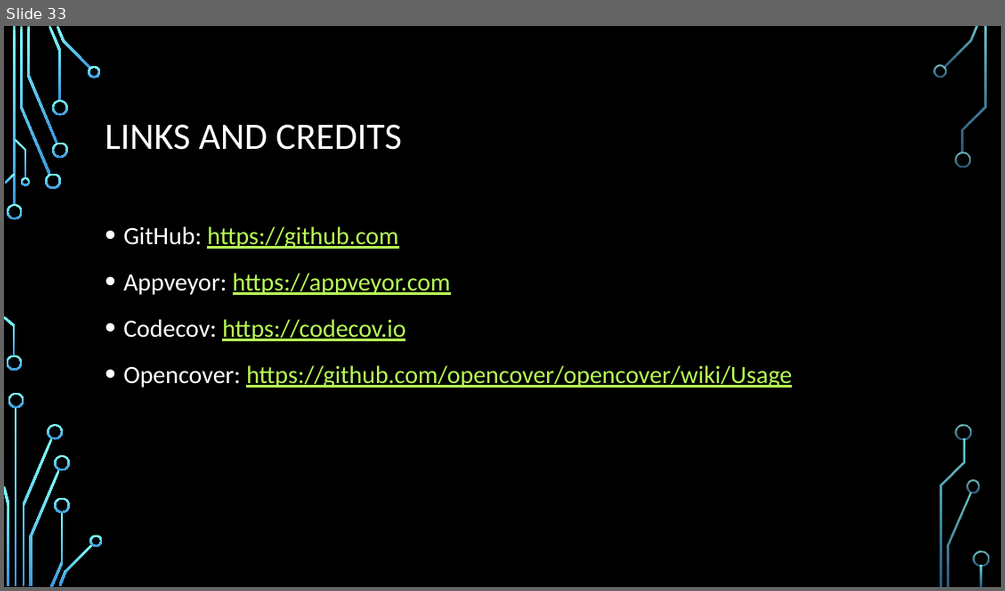
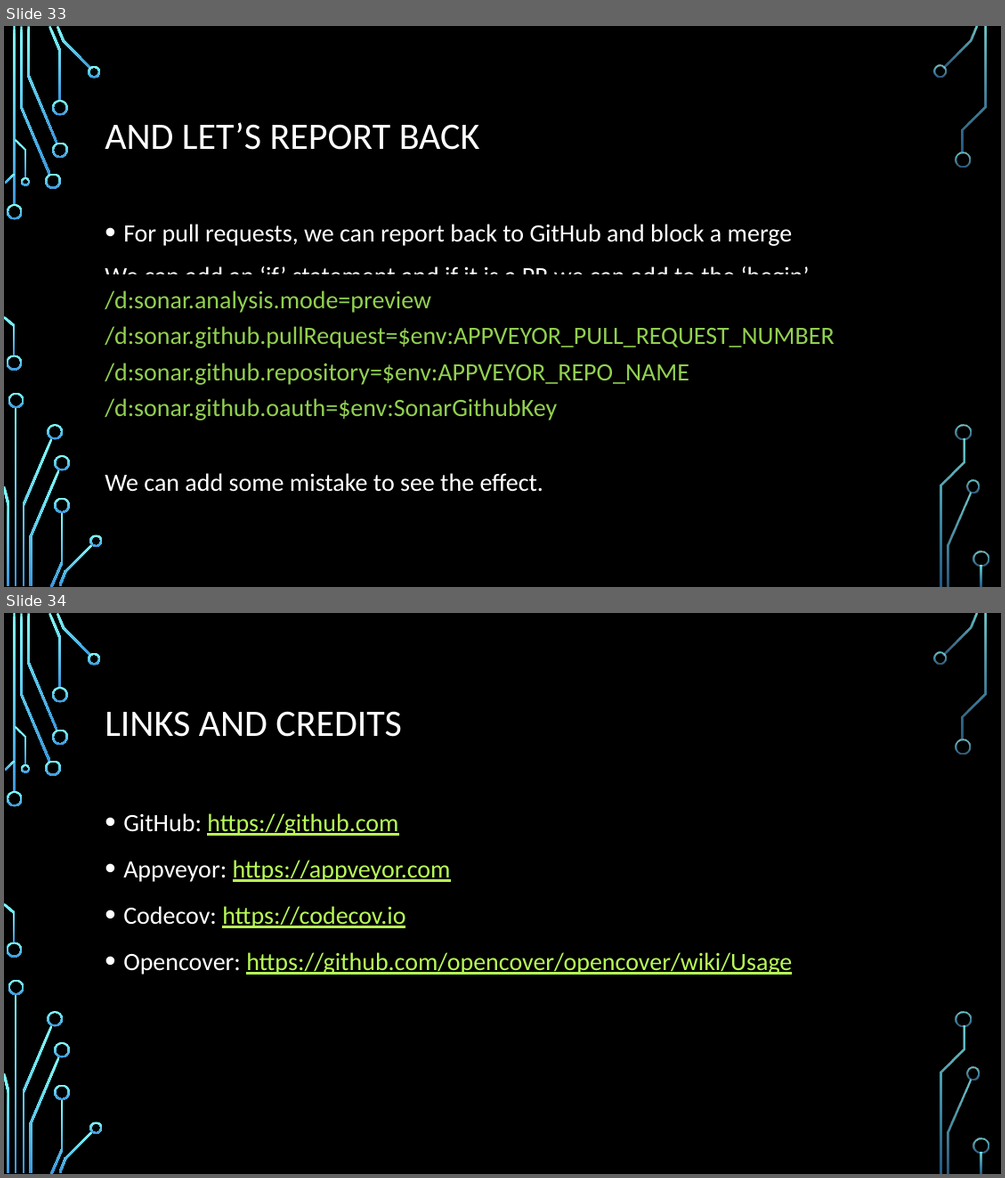
Before and after one commit to CedricAgoda/opensource-ci, a slide deck: Presentation/Full Open-Source CI.pptx. Shown one above the other, each under a label of ours: slide 33 before the commit, slides 33 and 34 after it. The pictures are 1005x591 and 1005x1178 pixels, drawn with LibreOffice and Linux fonts; fonts in the diff are those of the drawing; background and template pictures are left out. Boxes give left, top, right and bottom in pixels: in the first picture for what was removed or moved away, otherwise in the second. Text is boxed around its words. In the diff, an @@ line names an element or a change of style, - is before the commit and + after.

```diff
--- a/Presentation/Full Open-Source CI.pptx
+++ b/Presentation/Full Open-Source CI.pptx
@@ slide 33 added at (4, 26, 1001, 587), background picture (left out); not listed: 36 template elements that a slide beside it also shows @@
@@ title added at (105, 122, 480, 150), 36 pt, text #FFFFFF @@
+AND LET’S REPORT BACK
@@ text added at (105, 224, 809, 491), 24 pt, text #FFFFFF @@
+• For pull requests, we can report back to GitHub and block a merge
+We can add an ‘if’ statement and if it is a PR we can add to the ‘begin’ command
+We can add some mistake to see the effect.
@@ text added at (105, 290, 833, 420), 24 pt, text #92D050 @@
+/d:sonar.analysis.mode=preview /d:sonar.github.pullRequest=$env:APPVEYOR_PULL_REQUEST_NUMBER /d:sonar.github.repository=$env:APPVEYOR_REPO_NAME /d:sonar.github.oauth=$env:SonarGithubKey
@@ what was slide 33 is now slide 34 @@
```
Also in this commit, not shown: 1 other file.
